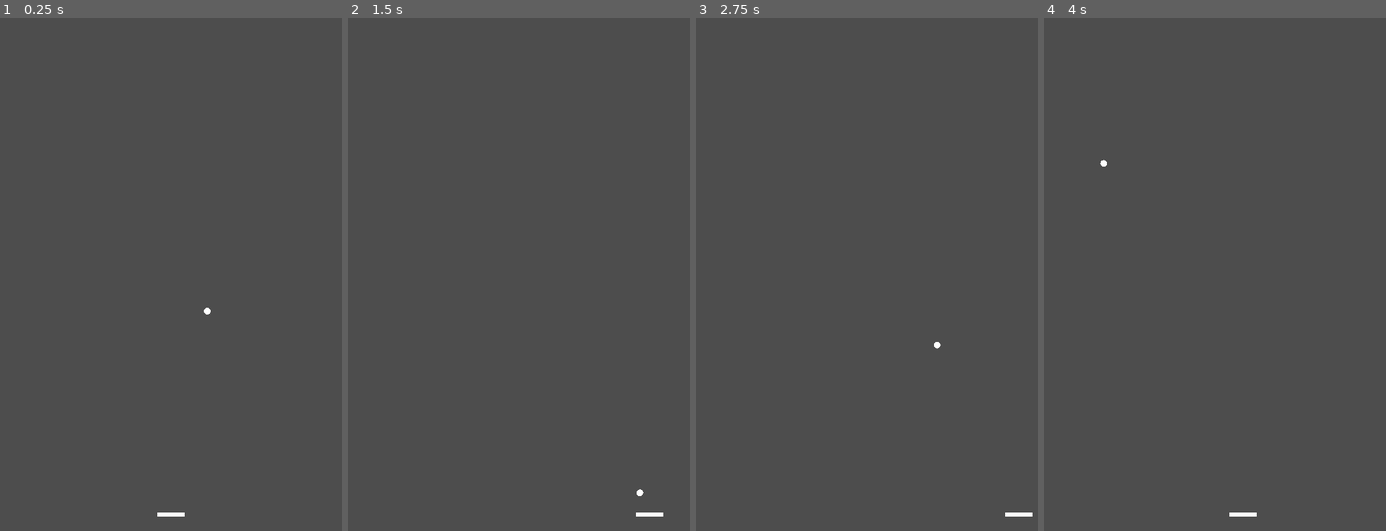
Above: before the commit, frames 1-4 (left to right).
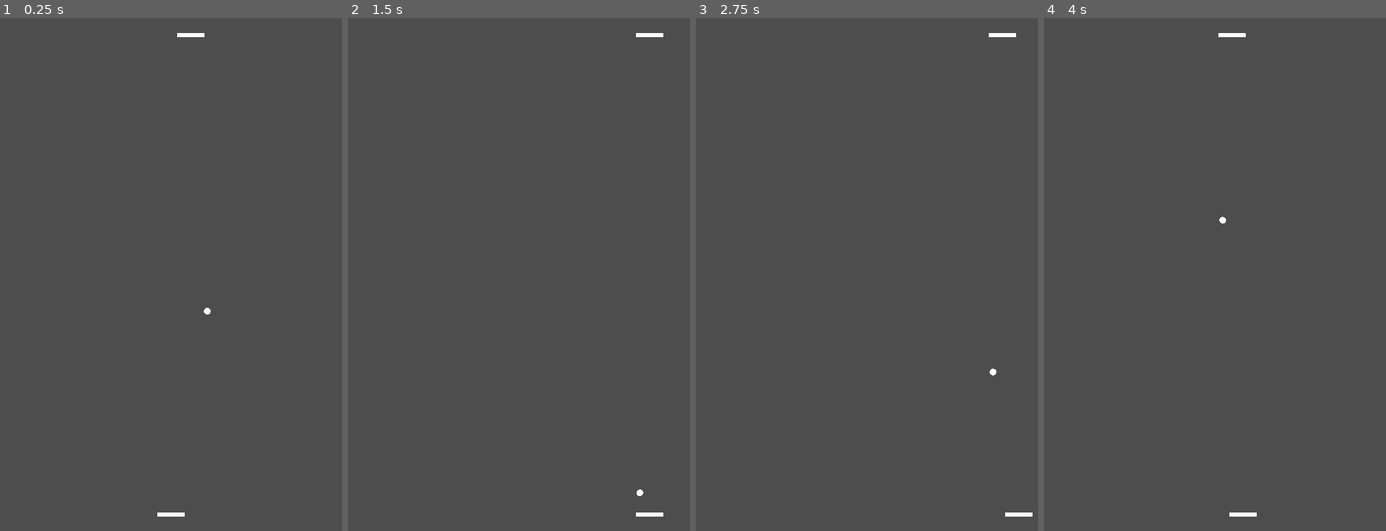
Above: after the commit, the same moments.

Repository: akay4ty7/godot-pong
Game: Godot game, scene res://scene/main.tscn
Two runs of this game, one before a commit and one after it. Both use one fixed random seed, a clock stepped at 60 frames per second and the inputs below. The project has no main scene, so this scene is started directly.
Inputs:
- Up to frame 1 (0.25 s): no input
- Up to frame 2 (1.5 s): hold D (right) 0.53-1.28 s; tap Enter at 1.25 s; hold A (left) from 1.28 s (still down)
- Up to frame 3 (2.75 s): release A (left) at 2.03 s; hold D (right) from 2.03 s (still down)
- Up to frame 4 (4 s): release D (right) at 3.53 s; hold A (left) from 3.53 s (still down)

The runs differ from the first frame. In frame 1, less than 0.1% of the frame differs, in the area x 51-60%, y 2-4%; in frame 2, less than 0.1%; in frame 3, 0.1%; in frame 4, 0.1%, in the area x 16-59%, y 2-41%.

Commit message:
Add enemy and complex ball movement

Diff:
--- a/project.godot
+++ b/project.godot
@@ -11,7 +11,7 @@
 [application]
 
 config/name="godot-pong"
-config/features=PackedStringArray("4.3", "GL Compatibility")
+config/features=PackedStringArray("4.4", "GL Compatibility")
 config/icon="res://icon.svg"
 
 [display]
--- a/scene/ball.gd
+++ b/scene/ball.gd
@@ -1,19 +1,26 @@
 extends Area2D
 
+const SPEED = 300.0
+const MAX_ANGLE_CHANGE = 60.0
 var velocity = Vector2.ZERO  # Define velocity vector as 0
 var initial_velocity = 1.0
-const SPEED = 300.0
+var ball_speed_mod = 0
+var viewport_size
+var rand_angle = randf_range(-MAX_ANGLE_CHANGE, MAX_ANGLE_CHANGE)
+
 
 # Called when the node enters the scene tree for the first time.
 func _ready() -> void:
 	# Initialise both x and y components
 	velocity = Vector2(1.0, 1.0) # Starting direction
 
+	viewport_size = get_viewport_rect().size
 	# Randomise initial direction
 	if randf() > 0.5:
 		velocity.x = -velocity.x
 	if randf() > 0.5:
 		velocity.y = -velocity.y
+	print("Initial position: ", velocity.y, velocity.x)
 
 	# Normalize and apply speed
 	velocity = velocity.normalized() * SPEED
@@ -23,21 +30,76 @@
 	# Update position directly
 	position += velocity * delta
 
-func _on_body_entered(body:Node2D) -> void:
+func _on_body_entered(body: Node2D) -> void:
 	print("Collision into an object: ", body.name)
 	print("Groups this body belongs to: ", body.get_groups())
+
+	print("Body Transform: ", body.get_global_transform())
+
+
 	if body.is_in_group("vertical_wall"):
 		print("vertical_wall")
 		velocity.x = -velocity.x
 	if body.is_in_group("upper_wall"):
 		print("upper_wall")
+		print("Player Scores")
+		random_start_position()
 		# TODO: Create point system in relation to this for player.
 
 	if body.is_in_group("lower_wall"):
 		print("lower_wall")
+		print("Enemy Scores")
+		random_start_position()
 		# TODO: Create point system in relation to this for enemy.
 	if body.is_in_group("paddles"):
 		print("paddles")
-		# TODO: Create more dynamic responses.
-		velocity.y = -velocity.y
-		velocity.x = -velocity.x
+
+		# Get relative position where ball hit paddle
+		var hit_position = position.x - body.global_position.x
+
+		# Get paddle width (assuming the paddle has a CollisionShape2D as child)
+		var paddle_width = 40  # Default value, replace with actual width
+		if body.has_node("CollisionShape2D"):
+			var collision = body.get_node("CollisionShape2D")
+
+			if collision.shape is RectangleShape2D:
+				paddle_width = collision.shape.extents.x * 2
+				print("PADDLE WIDTH", paddle_width)
+
+		# Normalize to value between -1 and 1
+		var hit_factor = (hit_position / (paddle_width / 2))
+
+		# Apply angle based on hit position
+		var angle = hit_factor * MAX_ANGLE_CHANGE
+
+		print("Angle: ", angle)
+
+		if abs(angle) < (0.1 * MAX_ANGLE_CHANGE) && abs(angle) >= (0 * MAX_ANGLE_CHANGE):
+			ball_speed_mod = SPEED * 1.75
+		elif abs(angle) < (0.5 * MAX_ANGLE_CHANGE) && abs(angle) >= (0.1 * MAX_ANGLE_CHANGE):
+			ball_speed_mod = SPEED * 1.25
+		else:
+			ball_speed_mod = SPEED * 0.75
+
+		print("Modded Speed: ", ball_speed_mod)
+
+		# speed mode sanity check
+		if ball_speed_mod > SPEED * 1.75:
+			ball_speed_mod = SPEED * 1.75
+		elif ball_speed_mod < SPEED * 0.75:
+			ball_speed_mod = SPEED * 0.75
+
+		# Calculate new velocity direction
+		velocity = Vector2(sin(deg_to_rad(angle)), -sign(velocity.y)).normalized() * ball_speed_mod
+
+
+func random_start_position():
+	position.x = randf_range(-(viewport_size.x / 2) + 20, (viewport_size.x / 2) - 20)
+	position.y = 0.0
+
+	print("Position x: ", position.x)
+	print("Position y: ", position.y)
+
+	# velocity.x = -velocity.x
+	# velocity.y = -velocity.y
+	velocity = Vector2(sin(deg_to_rad(rand_angle)), -sign(velocity.y)).normalized() * SPEED
--- /dev/null
+++ b/scene/enemy.gd
@@ -0,0 +1,25 @@
+extends CharacterBody2D
+
+# Adjust this to control difficulty (lower = easier)
+const MAX_SPEED = 150.0
+
+var ball = Node2D
+
+func _ready():
+    ball = get_node("../Ball")
+
+func _physics_process(delta: float) -> void:
+    if !ball:
+        return
+
+    # Simply track the ball's X position directly
+    var target_x = ball.position.x
+
+    # Calculate direction to move
+    var direction = target_x - position.x
+
+    # Set velocity with speed limit (this makes it beatable)
+    velocity.x = clamp(direction * 10.0, -MAX_SPEED, MAX_SPEED)
+
+    # Apply movement
+    move_and_slide()
--- /dev/null
+++ b/scene/enemy.tscn
@@ -0,0 +1,19 @@
+[gd_scene load_steps=4 format=3 uid="uid://dbu7rhs1bonsg"]
+
+[ext_resource type="Script" uid="uid://b7ds7ybi4rxda" path="res://scene/enemy.gd" id="1_h08p8"]
+
+[sub_resource type="RectangleShape2D" id="RectangleShape2D_vufel"]
+size = Vector2(40, 6)
+
+[sub_resource type="CanvasTexture" id="CanvasTexture_h08p8"]
+
+[node name="Enemy" type="CharacterBody2D" groups=["paddles"]]
+script = ExtResource("1_h08p8")
+
+[node name="CollisionShape2D" type="CollisionShape2D" parent="."]
+shape = SubResource("RectangleShape2D_vufel")
+
+[node name="Sprite2D" type="Sprite2D" parent="."]
+position = Vector2(9.53674e-07, -2.38419e-07)
+scale = Vector2(40, 6)
+texture = SubResource("CanvasTexture_h08p8")
--- a/scene/main.tscn
+++ b/scene/main.tscn
@@ -1,7 +1,8 @@
-[gd_scene load_steps=4 format=3 uid="uid://bvbfhxma1hirq"]
+[gd_scene load_steps=5 format=3 uid="uid://bvbfhxma1hirq"]
 
 [ext_resource type="PackedScene" uid="uid://3cixwuw1hbxn" path="res://scene/player.tscn" id="1_1a3qo"]
 [ext_resource type="PackedScene" uid="uid://uyu8ba2jawvu" path="res://scene/ball.tscn" id="2_bdxrl"]
+[ext_resource type="PackedScene" uid="uid://dbu7rhs1bonsg" path="res://scene/enemy.tscn" id="2_wp4xf"]
 
 [sub_resource type="RectangleShape2D" id="RectangleShape2D_aawrx"]
 
@@ -12,32 +13,35 @@
 [node name="Player" parent="." instance=ExtResource("1_1a3qo")]
 position = Vector2(0, 350)
 
+[node name="Enemy" parent="." instance=ExtResource("2_wp4xf")]
+position = Vector2(0, -350)
+
 [node name="Walls" type="Node2D" parent="."]
 
 [node name="RightWall" type="StaticBody2D" parent="Walls" groups=["vertical_wall"]]
 position = Vector2(260, 0)
-scale = Vector2(1, 37.5)
+scale = Vector2(1, 39.5)
 
 [node name="CollisionShape2D" type="CollisionShape2D" parent="Walls/RightWall"]
 shape = SubResource("RectangleShape2D_aawrx")
 
 [node name="LeftWall" type="StaticBody2D" parent="Walls" groups=["vertical_wall"]]
 position = Vector2(-260, 0)
-scale = Vector2(1, 37.5)
+scale = Vector2(1, 39.5)
 
 [node name="CollisionShape2D" type="CollisionShape2D" parent="Walls/LeftWall"]
 shape = SubResource("RectangleShape2D_aawrx")
 
 [node name="TopWall" type="StaticBody2D" parent="Walls" groups=["upper_wall"]]
 position = Vector2(0, -385)
-scale = Vector2(27, 1)
+scale = Vector2(25, 1)
 
 [node name="CollisionShape2D" type="CollisionShape2D" parent="Walls/TopWall"]
 shape = SubResource("RectangleShape2D_aawrx")
 
 [node name="BottomWall" type="StaticBody2D" parent="Walls" groups=["lower_wall"]]
 position = Vector2(0, 385)
-scale = Vector2(27, 1)
+scale = Vector2(25, 1)
 
 [node name="CollisionShape2D" type="CollisionShape2D" parent="Walls/BottomWall"]
 shape = SubResource("RectangleShape2D_aawrx")
Not shown, added: scene/ball.gd.uid
Not shown: 1 places in scene/ball.tscn that only renumber resources
Not shown, added: scene/enemy.gd.uid
Not shown, added: scene/player.gd.uid
Not shown: 1 places in scene/player.tscn that only renumber resources
